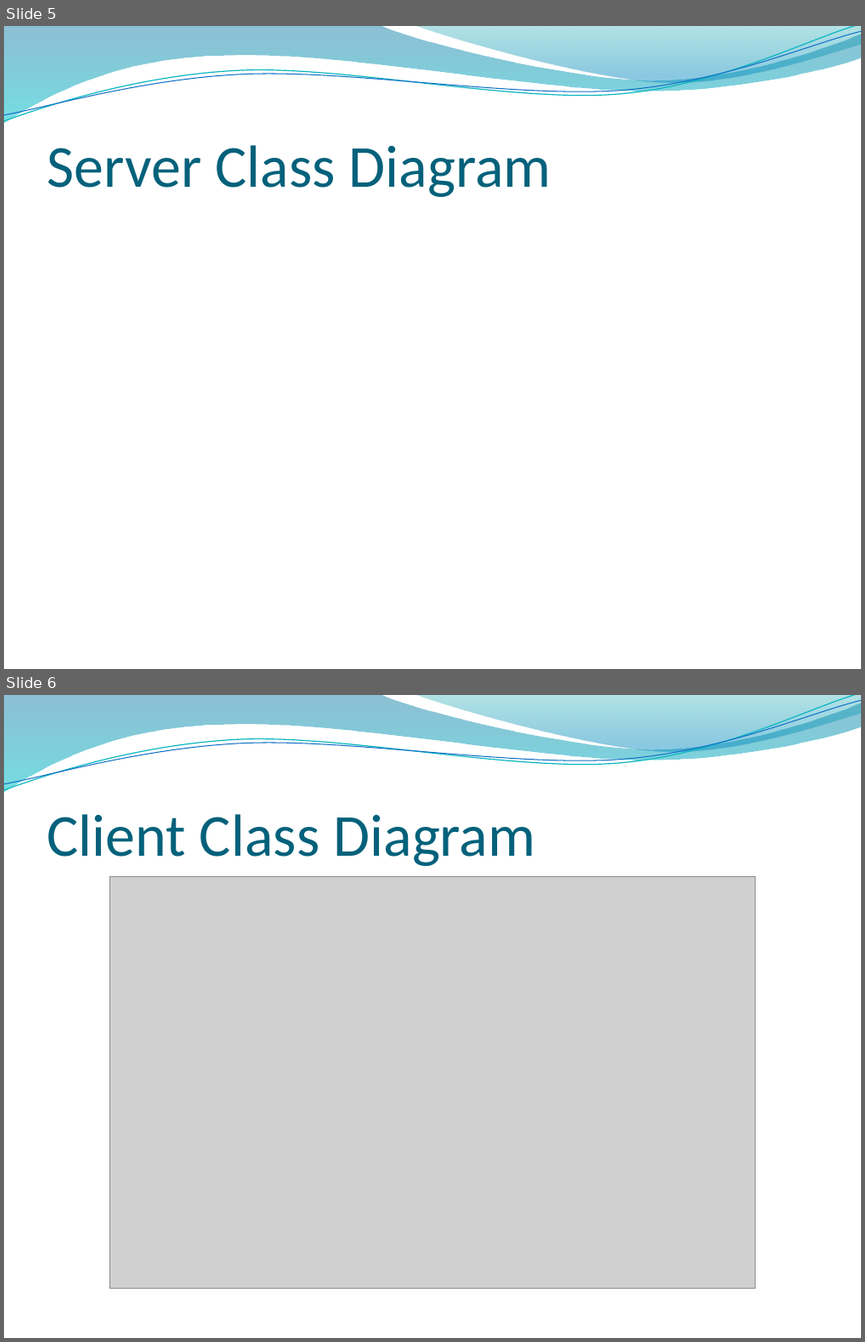
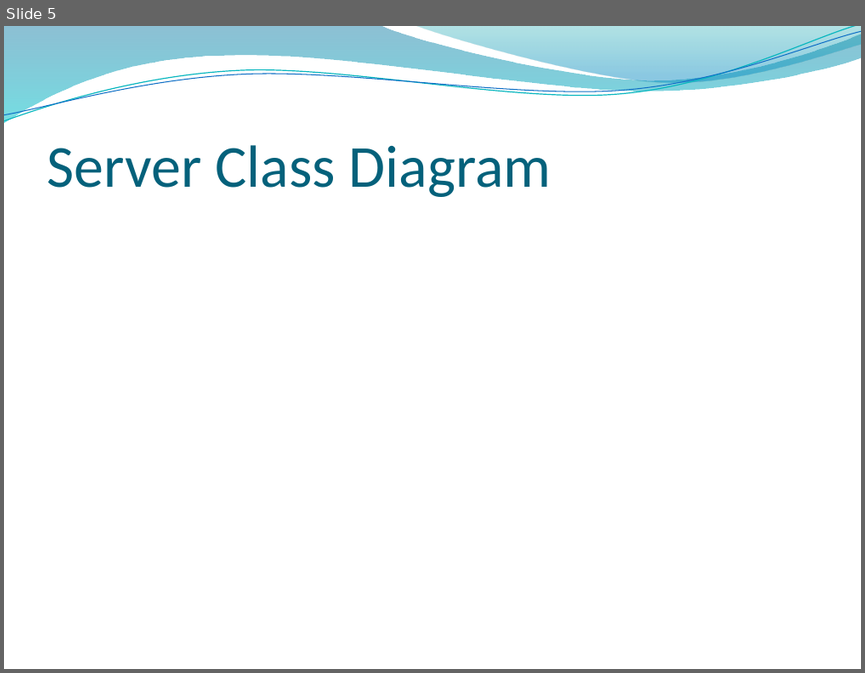
Before and after one commit to MatrixPeckham/majorrequirements336, a slide deck: Documents/Design review PPT.pptx. Shown one above the other, each under a label of ours: slides 5 and 6 before the commit, slide 5 after it. The pictures are 865x1342 and 865x673 pixels, drawn with LibreOffice and Linux fonts; fonts in the diff are those of the drawing; grey boxes stand for pictures; background and template pictures are left out. Boxes give left, top, right and bottom in pixels: in the first picture for what was removed or moved away, otherwise in the second. Text is boxed around its words. In the diff, an @@ line names an element or a change of style, - is before the commit and + after.

```diff
--- a/Documents/Design review PPT.pptx
+++ b/Documents/Design review PPT.pptx
@@ slide 6 removed at box(4, 695, 861, 1338), background picture (left out); not listed: 4 template elements that a slide beside it also shows @@
@@ title removed at box(46, 814, 535, 866) @@
-Client Class Diagram
@@ picture removed at box(110, 877, 755, 1288) @@
```
Also in this commit, not shown: 5 slides changed, 1 slide added.
